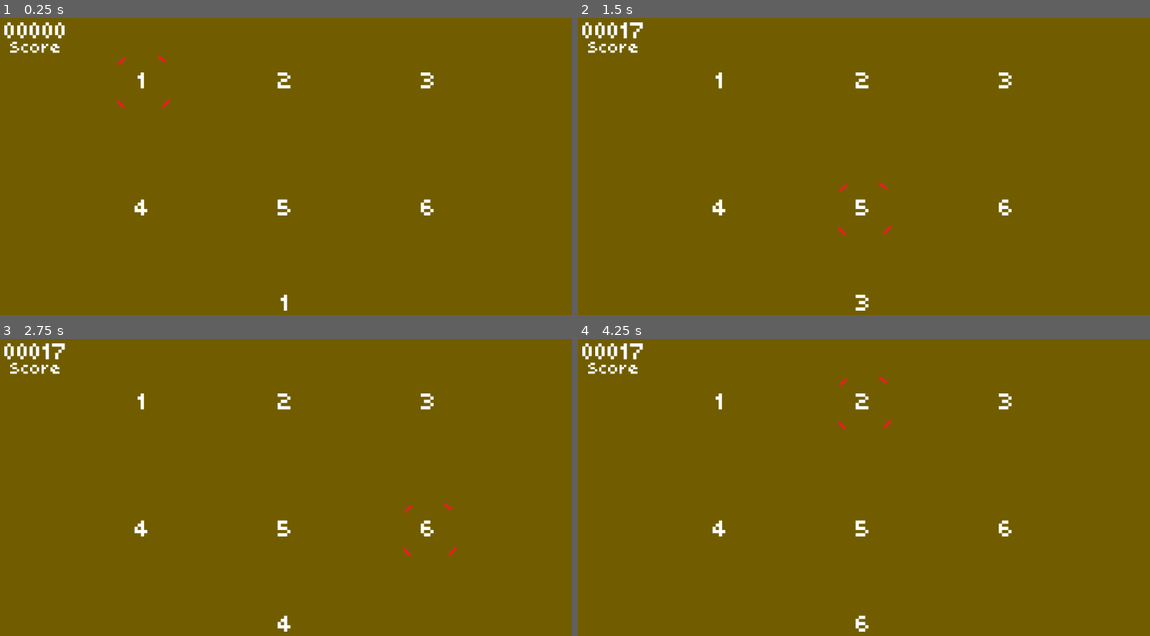
Above: before the commit, frames 1-4 (two rows, left to right).
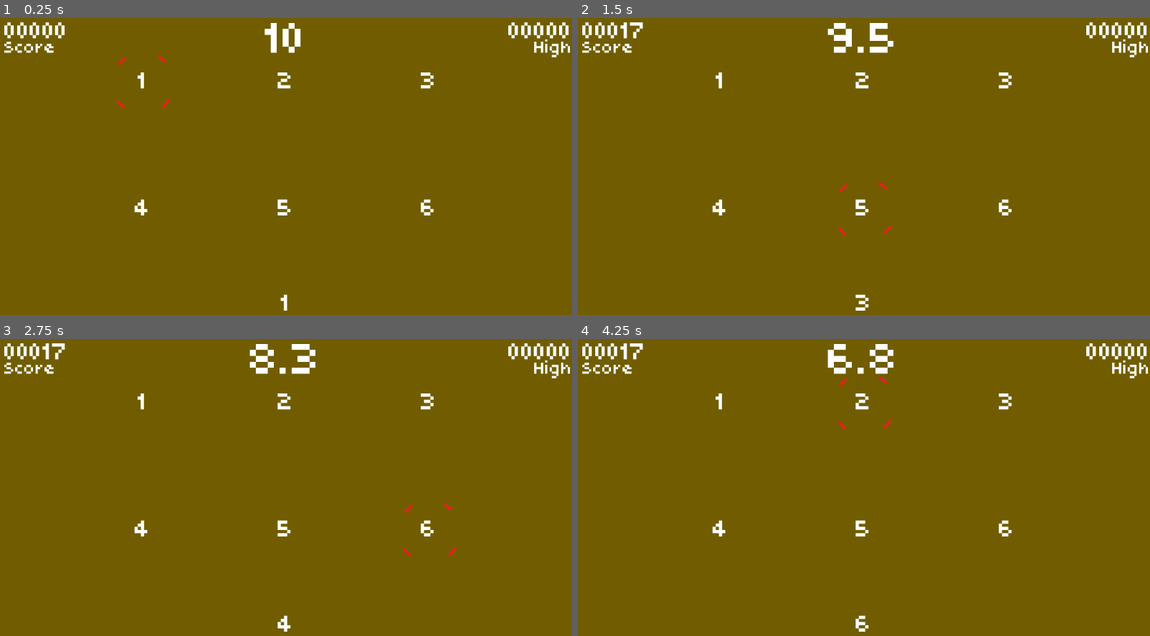
Above: after the commit, the same moments.

Repository: sdepouw/mathematics-and-cheese
Game: Godot game, scene res://Scenes/Main/main.tscn
Two runs of this game, one before a commit and one after it. Both use one fixed random seed, a clock stepped at 60 frames per second and the inputs below.
Inputs:
- Up to frame 1 (0.25 s): no input
- Up to frame 2 (1.5 s): tap Enter at 0.5 s; hold D (move_right) 0.53-1.28 s; tap Space (fire) at 0.6, 1.35 s; hold S (move_down) from 1.28 s (still down)
- Up to frame 3 (2.75 s): release S (move_down) at 2.03 s; hold D (move_right) from 2.03 s (still down); tap Space (fire) at 2.1 s
- Up to frame 4 (4.25 s): release D (move_right) at 2.78 s; hold W (move_up) 2.78-3.53 s; tap Space (fire) at 2.85, 3.6 s; hold A (move_left) from 3.53 s (still down)

The runs differ from the first frame. In frame 1, 1.0% of the frame differs, in the area x 0-100%, y 1-14%; in frame 2, 1.2%; in frame 3, 1.2%; in frame 4, 1.2%.

Commit message:
Add basic timer and high score display

Diff:
--- a/Game/Scenes/HUD/hud.gd
+++ b/Game/Scenes/HUD/hud.gd
@@ -2,9 +2,23 @@
 extends CanvasLayer
 
 @onready var ScoreLabel: Label = $ScoreLabel;
-
-func _ready() -> void:
-  print(ScoreLabel.get_theme_font_size("base_theme"))
+@onready var HighScoreLabel: Label = $HighScoreLabel;
+@onready var TimeLabel: Label = $TimeLabel;
 
 func update_score_display(score: int) -> void:
-  ScoreLabel.text = "%05d" % score
+  ScoreLabel.text = _clamp_score_display(score)
+
+func update_high_score_display(high_score: int) -> void:
+  HighScoreLabel.text = _clamp_score_display(high_score)
+
+func update_time_display(time_remaining: float) -> void:
+  if (time_remaining <= 0):
+    TimeLabel.text = "GAME!"
+    return;
+  var format: String = "%2d"
+  if (time_remaining < 10):
+    format = "%3.1f"
+  TimeLabel.text = format % time_remaining
+
+func _clamp_score_display(score: int) -> String:
+  return "%05d" % min(score, 99999)
--- a/Game/Scenes/HUD/hud.tscn
+++ b/Game/Scenes/HUD/hud.tscn
@@ -19,4 +19,38 @@
 offset_bottom = 98.0
 theme_override_font_sizes/font_size = 45
 text = "Score"
+
+[node name="HighScoreLabel" type="Label" parent="."]
+anchors_preset = 1
+anchor_left = 1.0
+anchor_right = 1.0
+offset_left = -128.0
+offset_top = 10.0
+offset_bottom = 48.0
+grow_horizontal = 0
+text = "00000"
+
+[node name="HighScoreText" type="Label" parent="."]
+anchors_preset = 1
+anchor_left = 1.0
+anchor_right = 1.0
+offset_left = -128.0
+offset_top = 60.0
+offset_bottom = 98.0
+grow_horizontal = 0
+theme_override_font_sizes/font_size = 45
+text = "High"
+horizontal_alignment = 2
+
+[node name="TimeLabel" type="Label" parent="."]
+anchors_preset = 5
+anchor_left = 0.5
+anchor_right = 0.5
+offset_left = -108.0
+offset_top = -22.0
+offset_right = 108.0
+offset_bottom = 92.0
+grow_horizontal = 2
+theme_override_font_sizes/font_size = 120
+text = "00.00"
 horizontal_alignment = 1
--- a/Game/Scenes/Main/main.gd
+++ b/Game/Scenes/Main/main.gd
@@ -9,6 +9,7 @@
 @onready var _reticle: Sprite2D = $Reticle
 @onready var _currentlyHeldThing: Label = $CurrentlyHeldThing;
 @onready var _hud: HUD = $HUD
+@onready var _gameTimer: Timer = $GameTimer
 
 var _targets: Array
 var _currentTarget: Vector2 = Vector2.ZERO
@@ -25,8 +26,10 @@
   _reticle.show()
   _reticle.position = _getCurrentTarget().position
   _assignNewThing()
+  _gameTimer.start()
 
 func _process(_delta: float) -> void:
+  _hud.update_time_display(_gameTimer.time_left)
   _tryFire()
   _tryMoveReticle()
 
--- a/Game/Scenes/Main/main.tscn
+++ b/Game/Scenes/Main/main.tscn
@@ -60,3 +60,7 @@
 texture = ExtResource("4_5yls4")
 
 [node name="HUD" parent="." instance=ExtResource("4_p6jpk")]
+
+[node name="GameTimer" type="Timer" parent="."]
+wait_time = 11.0
+one_shot = true
